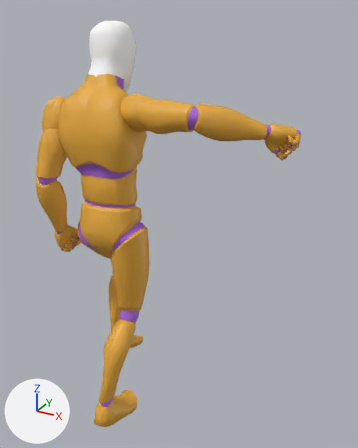
The glTF model public/assets/characters/moonshot-humanoid.glb as it was, and as the next commit left it.
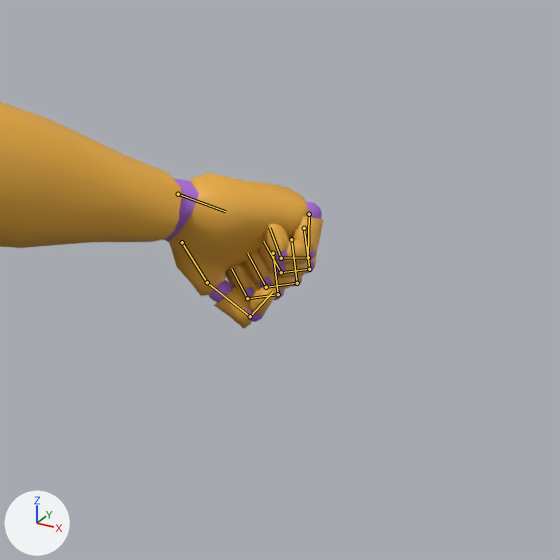
Each version is shown whole from a 50 mm camera at (1.263, -1.619, 1.848) aimed at (0.318, 0.098, 0.989), then close up on the part from 63% to 100% of the width and 18% to 48% of the height. The lights are fixed; the arrows at lower left show +X, +Y and +Z. The first two pictures are the older version. Both versions are drawn at frame 23 of the action 'Walk_Wave_Loop'; the numbers are the values there. The bones that change, and the others that lie on the model, are drawn over the model as lines in the close-ups.

Names of what the first close-up shows: 'Boomerang_Attacker_Mannequin'.
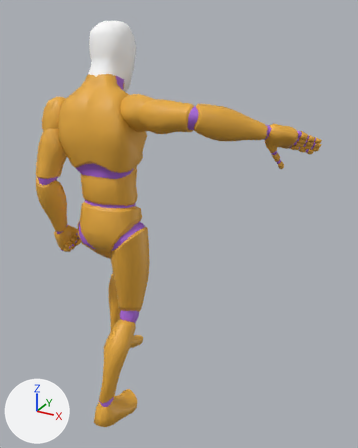
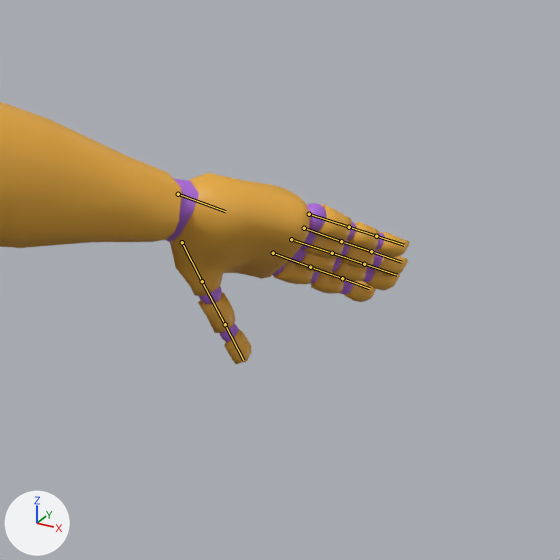
Location of each change, (x1, y1, x2, y2) in pixels of the close-ups (560 x 560 px):
'Boomerang_Attacker_Mannequin', posed: before (0, 102, 323, 329); after (0, 102, 409, 364)
bone 'index_01_r', root to tip: before (273, 253) to (278, 294); after (273, 253) to (310, 267)
bone 'index_02_r', root to tip: before (278, 294) to (247, 298); after (310, 267) to (342, 278)
bone 'index_03_r', root to tip: before (247, 298) to (231, 268); after (342, 278) to (369, 288)
bone 'middle_01_r', root to tip: before (291, 239) to (297, 283); after (291, 239) to (332, 253)
bone 'middle_02_r', root to tip: before (297, 283) to (266, 287); after (332, 253) to (364, 264)
bone 'middle_03_r', root to tip: before (266, 287) to (247, 253); after (364, 264) to (397, 275)
bone 'pinky_01_r', root to tip: before (309, 214) to (308, 257); after (309, 214) to (349, 227)
bone 'pinky_02_r', root to tip: before (308, 257) to (281, 258); after (349, 227) to (376, 236)
bone 'pinky_03_r', root to tip: before (281, 258) to (269, 227); after (376, 236) to (404, 245)
bone 'ring_01_r', root to tip: before (304, 228) to (309, 269); after (304, 228) to (341, 241)
bone 'ring_02_r', root to tip: before (309, 269) to (281, 272); after (341, 241) to (371, 251)
bone 'ring_03_r', root to tip: before (281, 272) to (263, 241); after (371, 251) to (401, 262)
bone 'thumb_01_r', root to tip: before (182, 242) to (207, 282); after (182, 242) to (202, 281)
bone 'thumb_02_r', root to tip: before (207, 282) to (250, 316); after (202, 281) to (225, 324)
bone 'thumb_03_r', root to tip: before (250, 316) to (273, 291); after (225, 324) to (243, 360)

Diff of the bpy script that builds the scene:
```diff
--- a/public/assets/characters/moonshot-humanoid.glb.py
+++ b/public/assets/characters/moonshot-humanoid.glb.py
@@ bone_index_01_r @@
 bone_index_01_r = bpy.data.objects['Boomerang_Attacker_Armature'].pose.bones['index_01_r']  # child of 'hand_r'
-bone_index_01_r.rotation_quaternion = (0.777, 0.63, 0.0, 0.0)  # degrees (78, 0, 0)
+bone_index_01_r.rotation_quaternion = (1.0, 0.0, 0.0, 0.0)  # degrees (0, 0, 0)
@@ bone_index_02_r @@
 bone_index_02_r = bpy.data.objects['Boomerang_Attacker_Armature'].pose.bones['index_02_r']  # child of 'index_01_r'
-bone_index_02_r.rotation_quaternion = (0.782, 0.623, 0.0, 0.0)  # degrees (77, 0, 0)
+bone_index_02_r.rotation_quaternion = (1.0, 0.0, 0.0, 0.0)  # degrees (0, 0, 0)
@@ bone_index_03_r @@
 bone_index_03_r = bpy.data.objects['Boomerang_Attacker_Armature'].pose.bones['index_03_r']  # child of 'index_02_r'
-bone_index_03_r.rotation_quaternion = (0.782, 0.623, 0.0, 0.0)  # degrees (77, 0, 0)
+bone_index_03_r.rotation_quaternion = (1.0, 0.0, 0.0, 0.0)  # degrees (0, 0, 0)
@@ bone_middle_01_r @@
 bone_middle_01_r = bpy.data.objects['Boomerang_Attacker_Armature'].pose.bones['middle_01_r']  # child of 'hand_r'
-bone_middle_01_r.rotation_quaternion = (0.777, 0.63, 0.0, 0.0)  # degrees (78, 0, 0)
+bone_middle_01_r.rotation_quaternion = (1.0, 0.0, 0.0, 0.0)  # degrees (0, 0, 0)
@@ bone_middle_02_r @@
 bone_middle_02_r = bpy.data.objects['Boomerang_Attacker_Armature'].pose.bones['middle_02_r']  # child of 'middle_01_r'
-bone_middle_02_r.rotation_quaternion = (0.782, 0.623, 0.0, 0.0)  # degrees (77, 0, 0)
+bone_middle_02_r.rotation_quaternion = (1.0, 0.0, 0.0, 0.0)  # degrees (0, 0, 0)
@@ bone_middle_03_r @@
 bone_middle_03_r = bpy.data.objects['Boomerang_Attacker_Armature'].pose.bones['middle_03_r']  # child of 'middle_02_r'
-bone_middle_03_r.rotation_quaternion = (0.782, 0.623, 0.0, 0.0)  # degrees (77, 0, 0)
+bone_middle_03_r.rotation_quaternion = (1.0, 0.0, 0.0, 0.0)  # degrees (0, 0, 0)
@@ bone_pinky_01_r @@
 bone_pinky_01_r = bpy.data.objects['Boomerang_Attacker_Armature'].pose.bones['pinky_01_r']  # child of 'hand_r'
-bone_pinky_01_r.rotation_quaternion = (0.744, 0.664, 0.0, -0.074)  # degrees (83, 6, -6)
+bone_pinky_01_r.rotation_quaternion = (1.0, 0.0, 0.0, 0.0)  # degrees (0, 0, 0)
@@ bone_pinky_02_r @@
 bone_pinky_02_r = bpy.data.objects['Boomerang_Attacker_Armature'].pose.bones['pinky_02_r']  # child of 'pinky_01_r'
-bone_pinky_02_r.rotation_quaternion = (0.782, 0.623, 0.02, -0.016)  # degrees (77, 3, 0)
+bone_pinky_02_r.rotation_quaternion = (1.0, 0.0, 0.0, 0.0)  # degrees (0, 0, 0)
@@ bone_pinky_03_r @@
 bone_pinky_03_r = bpy.data.objects['Boomerang_Attacker_Armature'].pose.bones['pinky_03_r']  # child of 'pinky_02_r'
-bone_pinky_03_r.rotation_quaternion = (0.782, 0.623, 0.0, 0.0)  # degrees (77, 0, 0)
+bone_pinky_03_r.rotation_quaternion = (1.0, 0.0, 0.0, 0.0)  # degrees (0, 0, 0)
@@ bone_ring_01_r @@
 bone_ring_01_r = bpy.data.objects['Boomerang_Attacker_Armature'].pose.bones['ring_01_r']  # child of 'hand_r'
-bone_ring_01_r.rotation_quaternion = (0.777, 0.63, 0.0, 0.0)  # degrees (78, 0, 0)
+bone_ring_01_r.rotation_quaternion = (1.0, 0.0, 0.0, 0.0)  # degrees (0, 0, 0)
@@ bone_ring_02_r @@
 bone_ring_02_r = bpy.data.objects['Boomerang_Attacker_Armature'].pose.bones['ring_02_r']  # child of 'ring_01_r'
-bone_ring_02_r.rotation_quaternion = (0.782, 0.623, 0.0, 0.0)  # degrees (77, 0, 0)
+bone_ring_02_r.rotation_quaternion = (1.0, 0.0, 0.0, 0.0)  # degrees (0, 0, 0)
@@ bone_ring_03_r @@
 bone_ring_03_r = bpy.data.objects['Boomerang_Attacker_Armature'].pose.bones['ring_03_r']  # child of 'ring_02_r'
-bone_ring_03_r.rotation_quaternion = (0.782, 0.623, 0.0, 0.0)  # degrees (77, 0, 0)
+bone_ring_03_r.rotation_quaternion = (1.0, 0.0, 0.0, 0.0)  # degrees (0, 0, 0)
@@ bone_thumb_01_r @@
 bone_thumb_01_r = bpy.data.objects['Boomerang_Attacker_Armature'].pose.bones['thumb_01_r']  # child of 'hand_r'
-bone_thumb_01_r.rotation_quaternion = (0.995, 0.095, 0.0, -0.042)  # degrees (11, 0, -5)
+bone_thumb_01_r.rotation_quaternion = (1.0, 0.0, 0.0, 0.0)  # degrees (0, 0, 0)
@@ bone_thumb_02_r @@
 bone_thumb_02_r = bpy.data.objects['Boomerang_Attacker_Armature'].pose.bones['thumb_02_r']  # child of 'thumb_01_r'
-bone_thumb_02_r.rotation_quaternion = (0.975, 0.22, -0.024, 0.005)  # degrees (25, -3, 0)
+bone_thumb_02_r.rotation_quaternion = (1.0, 0.0, 0.0, 0.0)  # degrees (0, 0, 0)
@@ bone_thumb_03_r @@
 bone_thumb_03_r = bpy.data.objects['Boomerang_Attacker_Armature'].pose.bones['thumb_03_r']  # child of 'thumb_02_r'
-bone_thumb_03_r.rotation_quaternion = (0.726, 0.687, 0.0, 0.0)  # degrees (87, 0, 0)
+bone_thumb_03_r.rotation_quaternion = (1.0, 0.0, 0.0, 0.0)  # degrees (0, 0, 0)
```
